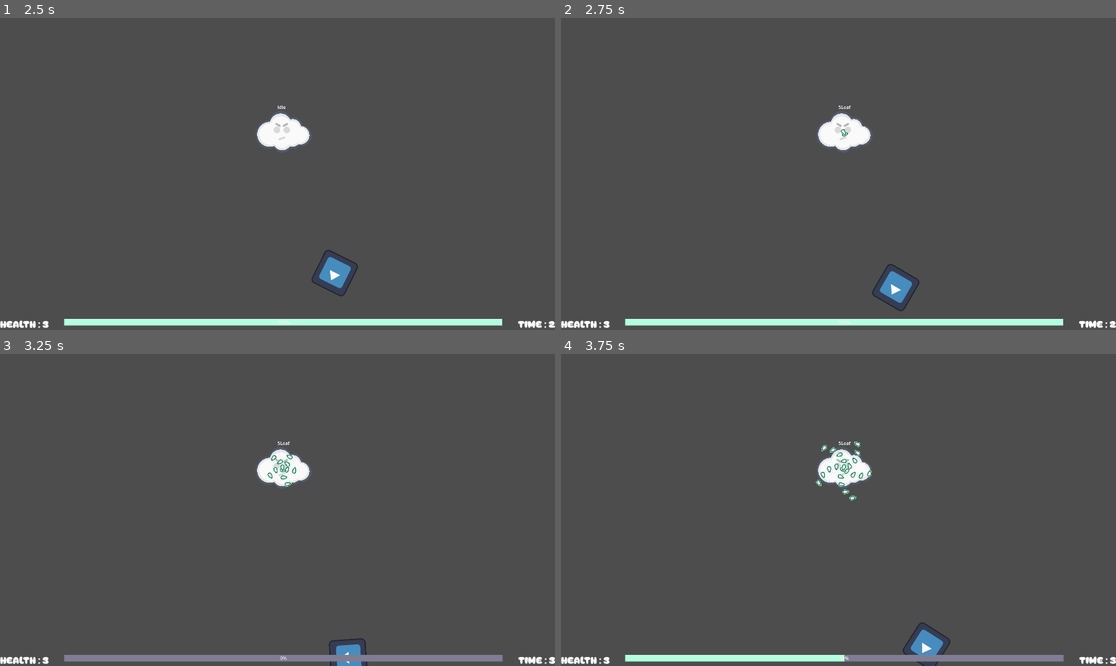
Above: before the commit, frames 1-4 (two rows, left to right).
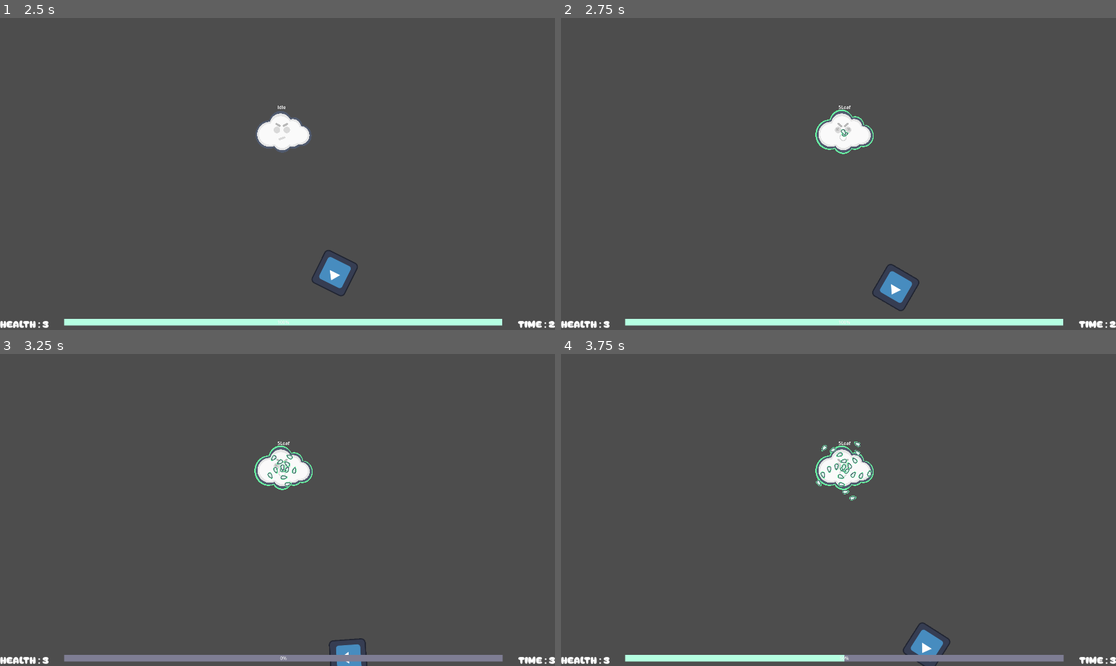
Above: after the commit, the same moments.

Repository: WillyTheDev/trijam-268
Game: Godot game, scene res://Scenes/start_scene.tscn
The game is run twice, just before and just after one commit, with the same random seed, the same clock (stepped at 60 frames per second) and the same inputs. The engine's default icon, where the game draws it, is replaced by a stand-in: a white triangle on a blue panel in a dark square.
Inputs (mouse positions are in pixels of both pictures, inside the frame that each line leads up to):
- Up to frame 1 (2.5 s): click "Play" at 0.5 s; move the mouse to (399, 158) at 1.27 s; hold D (move_right) 1.28-2.03 s; hold Space (dash) 1.28-2.03 s; move the mouse to (166, 189) at 2.02 s; hold S (move_down) from 2.03 s (still down); tap Space (dash) at 2.1 s
- Up to frame 2 (2.75 s): keep holding S (move_down)
- Up to frame 3 (3.25 s): move the mouse to (333, 441) at 2.77 s; release S (move_down) at 2.78 s; hold D (move_right) from 2.78 s (still down); hold Space (dash) from 2.78 s (still down)
- Up to frame 4 (3.75 s): move the mouse to (810, 572) at 3.52 s; release D (move_right) at 3.53 s; release Space (dash) at 3.53 s; hold W (move_up) from 3.53 s (still down); tap Space (dash) at 3.6 s

Frame 1 is identical in both runs. In frame 2, 0.2% of the frame differs, in the area x 45-57%, y 29-44%; in frame 3, 0.2%; in frame 4, 0.1%.

Commit message:
add audio and make music loop

Diff:
--- a/Scenes/cloud.tscn
+++ b/Scenes/cloud.tscn
@@ -1,8 +1,9 @@
-[gd_scene load_steps=11 format=3 uid="uid://bt0vcwrari4dv"]
+[gd_scene load_steps=12 format=3 uid="uid://8b3wc3ftdhis"]
 
 [ext_resource type="Script" path="res://Scripts/cloud.gd" id="1_22dw2"]
-[ext_resource type="PackedScene" uid="uid://dmj1dld8vn6fa" path="res://Scenes/bullet.tscn" id="2_3ov63"]
+[ext_resource type="PackedScene" uid="uid://ueqqaii61fld" path="res://Scenes/bullet.tscn" id="2_3ov63"]
 [ext_resource type="Texture2D" uid="uid://d1fqtbdte0beq" path="res://Sprites/Cloud/thinking_no_text.png" id="3_8cm2m"]
+[ext_resource type="Texture2D" uid="uid://btp722qctc1yt" path="res://Sprites/Cloud/normal.png" id="3_hpycj"]
 [ext_resource type="Script" path="res://Scripts/FiniteStateMachine.gd" id="3_y3ssu"]
 [ext_resource type="Script" path="res://Scripts/Idle.gd" id="4_bqmrr"]
 [ext_resource type="Script" path="res://Scripts/2Leaf.gd" id="5_01utp"]
@@ -16,6 +17,7 @@
 [node name="Cloud" type="CharacterBody2D"]
 script = ExtResource("1_22dw2")
 bullet_node = ExtResource("2_3ov63")
+attacking_sprite = ExtResource("3_hpycj")
 
 [node name="Sprite2D" type="Sprite2D" parent="."]
 scale = Vector2(0.2, 0.2)
--- a/Scenes/game.tscn
+++ b/Scenes/game.tscn
@@ -1,9 +1,10 @@
-[gd_scene load_steps=7 format=3 uid="uid://bhrf2qxeue00f"]
+[gd_scene load_steps=8 format=3 uid="uid://cbt3ad86cc70n"]
 
 [ext_resource type="Script" path="res://Scripts/game.gd" id="1_3keak"]
 [ext_resource type="PackedScene" uid="uid://df07it45xwm3f" path="res://Scenes/player.tscn" id="1_ww64o"]
 [ext_resource type="FontFile" uid="uid://daxx715ip25gm" path="res://Assets/SuperMilk-nRq9Y.ttf" id="3_7t8rl"]
-[ext_resource type="PackedScene" uid="uid://bt0vcwrari4dv" path="res://Scenes/cloud.tscn" id="4_xrcid"]
+[ext_resource type="PackedScene" uid="uid://8b3wc3ftdhis" path="res://Scenes/cloud.tscn" id="4_xrcid"]
+[ext_resource type="PackedScene" uid="uid://cvmnqtdhts3hy" path="res://Scenes/MusicPlayer.tscn" id="5_io20w"]
 
 [sub_resource type="StyleBoxFlat" id="StyleBoxFlat_br83y"]
 bg_color = Color(0.494554, 0.492112, 0.576638, 1)
@@ -108,6 +109,9 @@
 [node name="Cloud" parent="." instance=ExtResource("4_xrcid")]
 position = Vector2(981, 394)
 
+[node name="MusicPlayer" parent="." instance=ExtResource("5_io20w")]
+autoplay = true
+
 [connection signal="pressed" from="GameOverScreen/VBoxContainer/MarginContainer/Button" to="." method="_on_button_pressed"]
 [connection signal="player_took_damage" from="Player" to="." method="_on_player_player_took_damage"]
 [connection signal="timeout" from="Timer" to="." method="_on_timer_timeout"]
--- a/Scenes/player.tscn
+++ b/Scenes/player.tscn
@@ -1,7 +1,9 @@
-[gd_scene load_steps=4 format=3 uid="uid://df07it45xwm3f"]
+[gd_scene load_steps=6 format=3 uid="uid://df07it45xwm3f"]
 
 [ext_resource type="Script" path="res://Scripts/player.gd" id="1_hsiar"]
 [ext_resource type="Texture2D" uid="uid://b2btqgcqgb4h5" path="res://icon.svg" id="2_m8vv7"]
+[ext_resource type="AudioStream" uid="uid://co347e225v4kr" path="res://Audio/Effects/umbrella_dash.mp3" id="3_kdk4n"]
+[ext_resource type="AudioStream" uid="uid://cu00cnggph22w" path="res://Audio/Effects/umbrella_hit.mp3" id="4_ktqwo"]
 
 [sub_resource type="CircleShape2D" id="CircleShape2D_iyjy1"]
 radius = 75.11
@@ -14,3 +16,10 @@
 
 [node name="Sprite2D" type="Sprite2D" parent="."]
 texture = ExtResource("2_m8vv7")
+
+[node name="DashStreamPlayer" type="AudioStreamPlayer" parent="."]
+stream = ExtResource("3_kdk4n")
+volume_db = 10.0
+
+[node name="HitStreamPlayer" type="AudioStreamPlayer" parent="."]
+stream = ExtResource("4_ktqwo")
--- a/Scripts/cloud.gd
+++ b/Scripts/cloud.gd
@@ -4,6 +4,7 @@
 @export_range(0,2*PI) var alpha: float = 0.0
 
 @export var bullet_node: PackedScene
+@export var attacking_sprite: Texture2D
 
 func get_vector(angle):
 	theta = angle + alpha
@@ -11,6 +12,8 @@
 
 func shoot(angle):
 	var bullet = bullet_node.instantiate()
+
+	$Sprite2D.texture = attacking_sprite
 
 	bullet.position = global_position
 	bullet.direction = get_vector(angle)
--- a/Scripts/player.gd
+++ b/Scripts/player.gd
@@ -24,6 +24,7 @@
 	if dashing == false:
 		health -= 1
 		player_took_damage.emit(health)
+		$HitStreamPlayer.play()
 
 
 func _physics_process(delta):
@@ -47,6 +48,7 @@
 			velocity = direction * 500
 			dashing = true
 			load_dash_acc = 0
+			$DashStreamPlayer.play()
 
 func _process(delta):
 	if dashing:
Not shown, added: Audio/Effects/umbrella_dash.mp3.import
Not shown, added: Audio/Effects/umbrella_hit.mp3.import
Not shown, changed: Audio/Music/Chuva_acida.mp3.import
Not shown, added: Audio/Effects/umbrella_dash.mp3
Not shown, added: Audio/Effects/umbrella_hit.mp3
